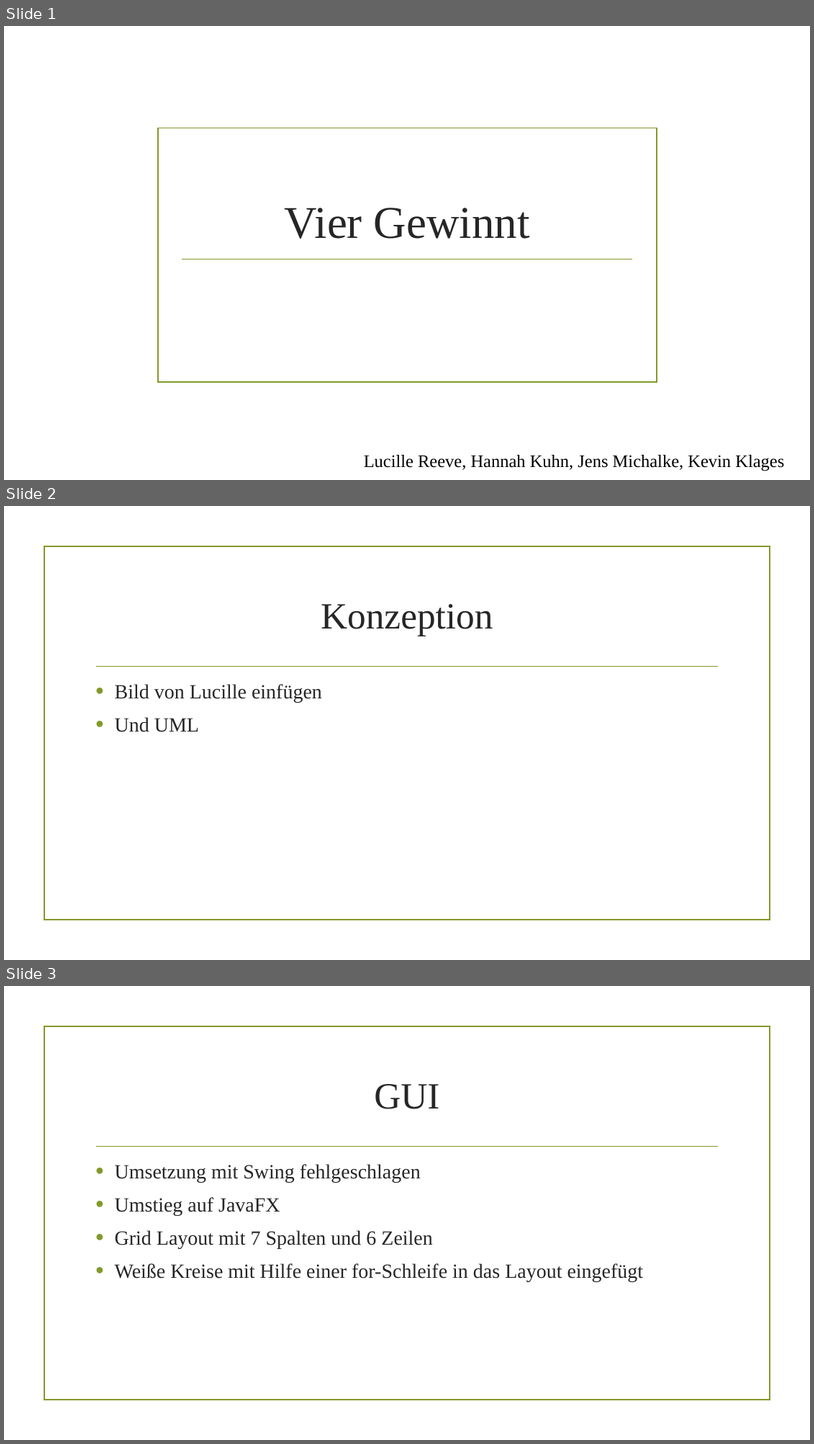
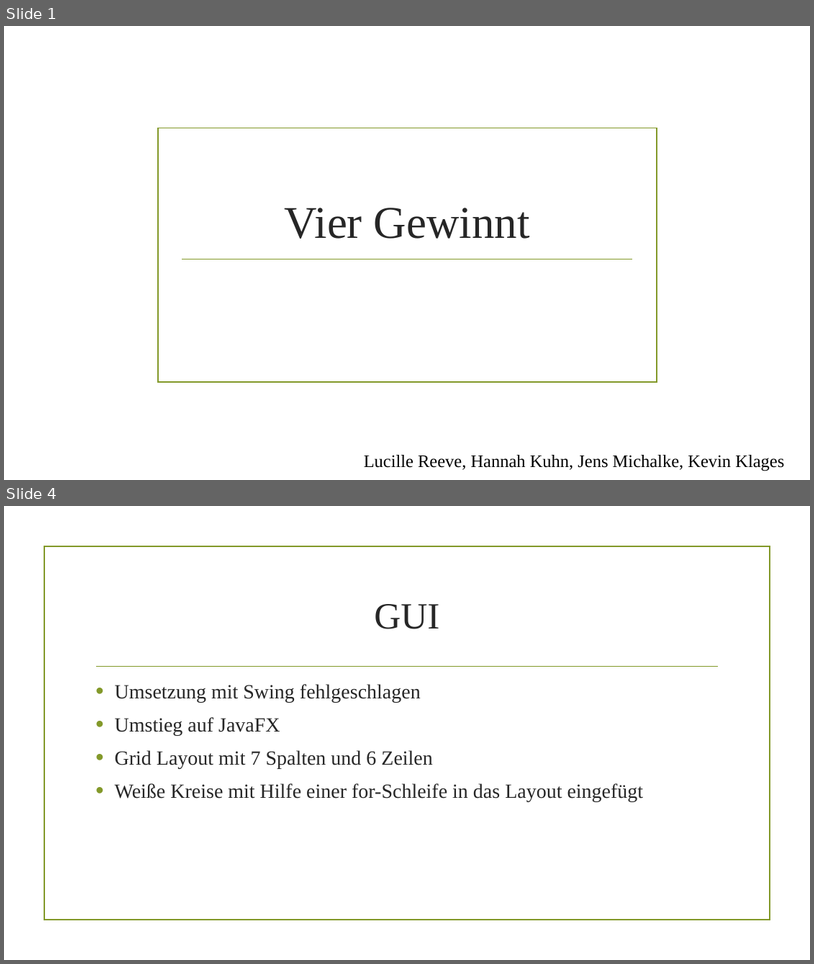
Before and after one commit to KevinK1993/SecondTry, a slide deck: SecondTry Präsentation.pptx. Shown one above the other, each under a label of ours: slides 1, 2 and 3 before the commit, slides 1 and 4 after it; the slides between them are not shown. The pictures are 814x1444 and 814x964 pixels, drawn with LibreOffice and Linux fonts; fonts in the diff are those of the drawing; background and template pictures are left out. Boxes give left, top, right and bottom in pixels: in the first picture for what was removed or moved away, otherwise in the second. Text is boxed around its words. In the diff, an @@ line names an element or a change of style, - is before the commit and + after.

```diff
--- a/SecondTry Präsentation.pptx
+++ b/SecondTry Präsentation.pptx
@@ slide 2 removed at (x1=4, y1=506, x2=810, y2=960), background picture (left out); not listed: 2 template elements that a slide beside it also shows @@
@@ title removed at (x1=321, y1=604, x2=493, y2=636) @@
-Konzeption
@@ text removed at (x1=115, y1=684, x2=322, y2=732) @@
-• Bild von Lucille einfügen
-• Und UML
@@ what was slide 3 is now slide 4 @@
```
Also in this commit, not shown: 1 slide changed, 14 slides added.
